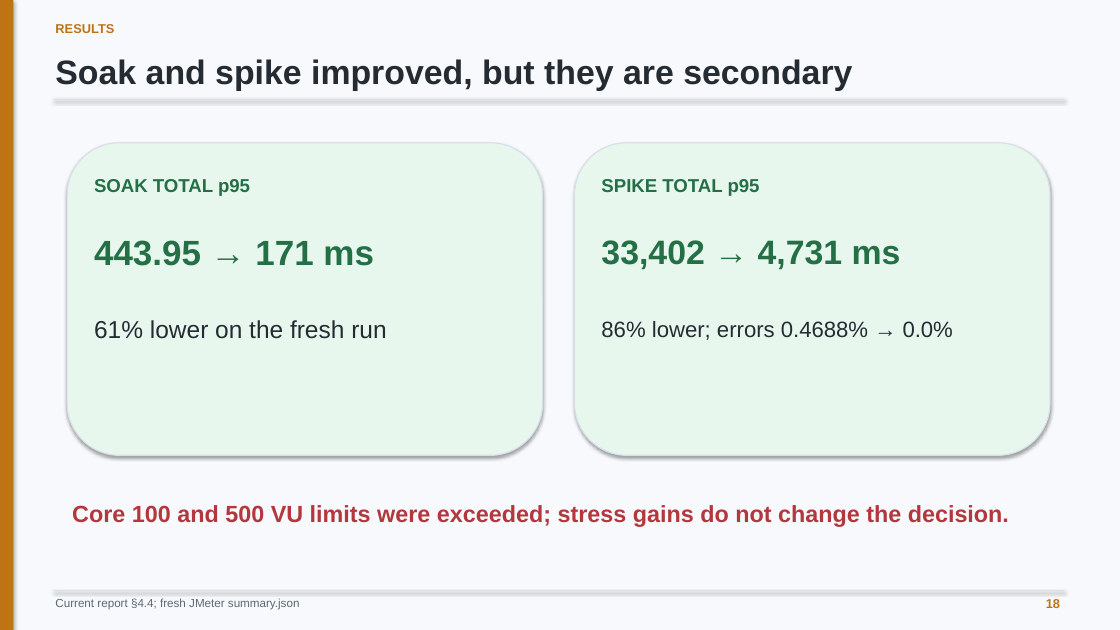
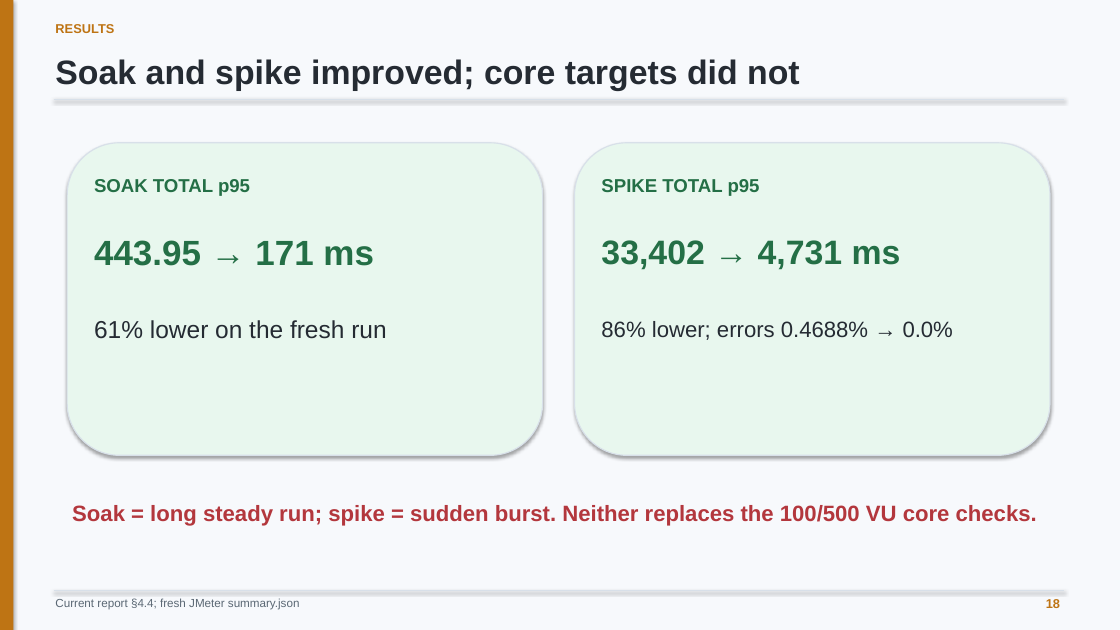
Before and after one commit to minatozaki98/financial-accounting, a slide deck: slide 18 of Document/outputs/final-defense/G6519692_Zaw_Ye_Htut_Ko_Final_Thesis_Defense.pptx. Drawn at 1120x630 pixels with LibreOffice and Linux fonts; fonts in the diff are those of the drawing. Boxes give left, top, right and bottom in pixels: in the first picture for what was removed or moved away, otherwise in the second. Text is boxed around its words. In the diff, an @@ line names an element or a change of style, - is before the commit and + after.

```diff
--- a/Document/outputs/final-defense/G6519692_Zaw_Ye_Htut_Ko_Final_Thesis_Defense.pptx
+++ b/Document/outputs/final-defense/G6519692_Zaw_Ye_Htut_Ko_Final_Thesis_Defense.pptx
@@ text at (55, 59, 800, 90): text changed @@
-Soak and spike improved, but they are secondary
+Soak and spike improved; core targets did not
@@ text at (72, 505, 1037, 526): text changed; size 20 to 19 pt @@
-Core 100 and 500 VU limits were exceeded; stress gains do not change the decision.
+Soak = long steady run; spike = sudden burst. Neither replaces the 100/500 VU core checks.
```
Also in this commit, not shown: 22 other slides changed, 2 other files.
